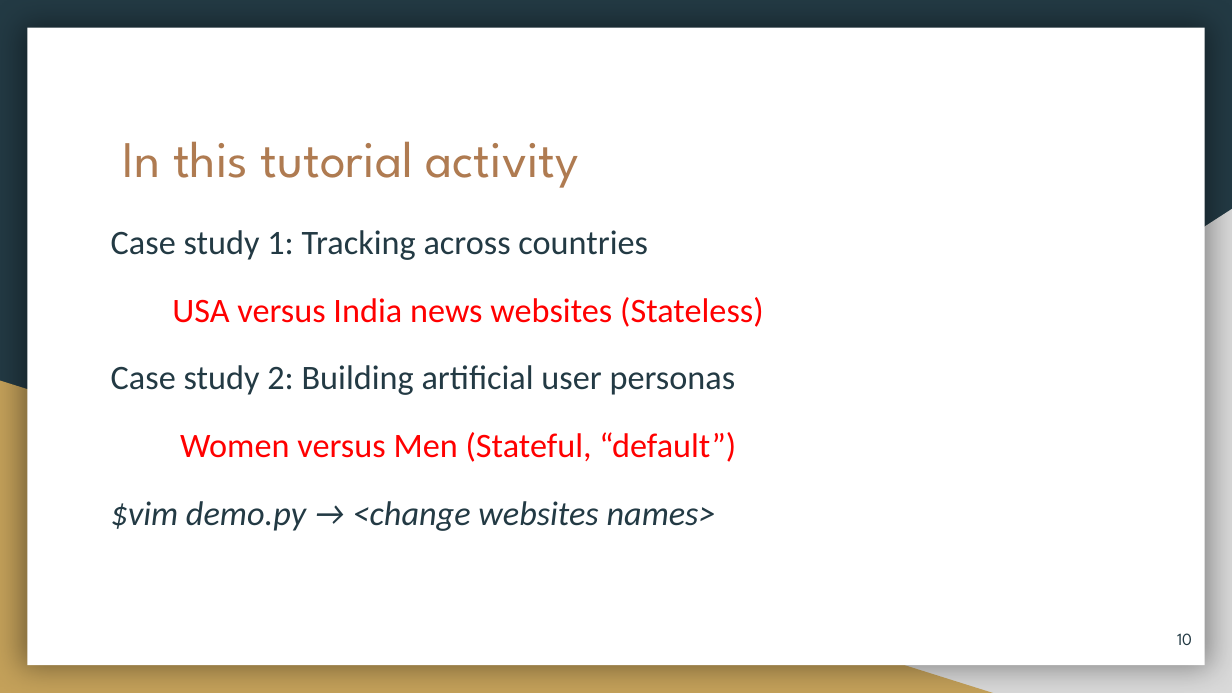
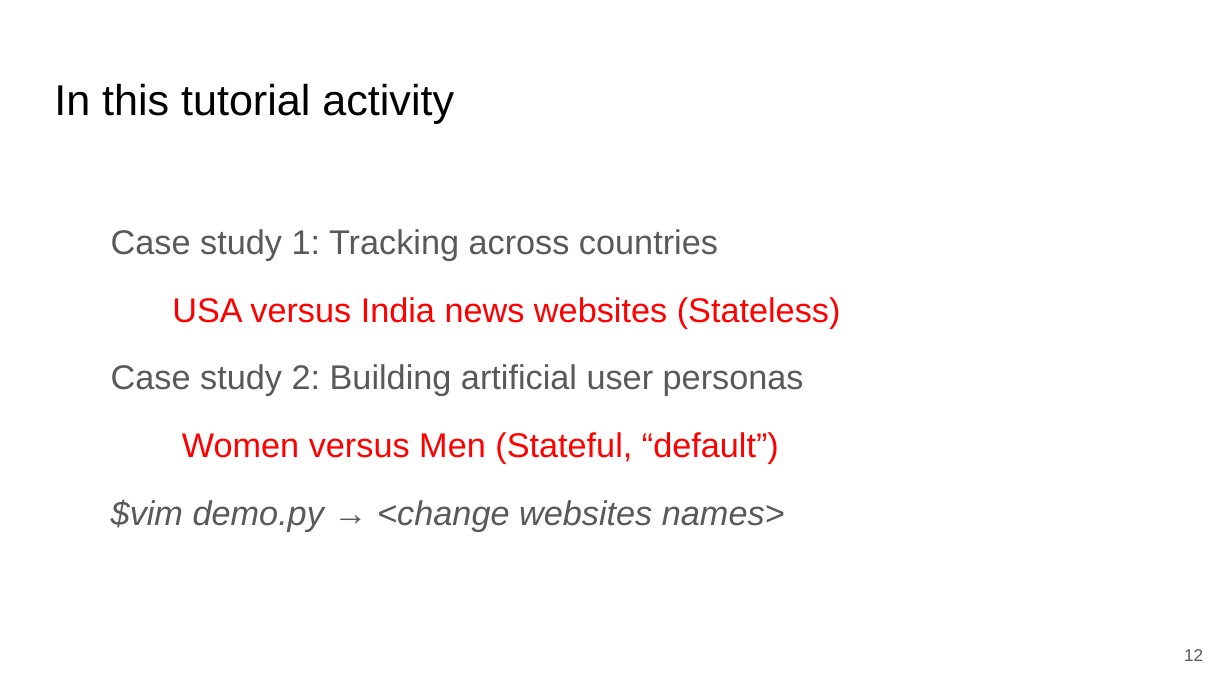
Before and after one commit to Tracking-the-trackers/Tracking-the-trackers, a slide deck: slide 12 of openWPM/Install OpenWPM.pptx (slide 10 before the commit). Drawn at 1232x693 pixels with LibreOffice and Linux fonts; fonts in the diff are those of the drawing. Boxes give left, top, right and bottom in pixels: in the first picture for what was removed or moved away, otherwise in the second. Text is boxed around its words. In the diff, an @@ line names an element or a change of style, - is before the commit and + after.

```diff
--- a/openWPM/Install OpenWPM.pptx
+++ b/openWPM/Install OpenWPM.pptx
@@ background #233A44 to #FFFFFF @@
@@ rectangle removed at bbox=[27, 28, 1205, 665] @@
@@ title "In this tutorial activity": place and size @@
-title "In this tutorial activity" at bbox=[123, 141, 579, 188]
+title "In this tutorial activity" at bbox=[54, 83, 454, 123]
@@ title "In this tutorial activity" at bbox=[54, 83, 454, 123]: size 30 to 25.2 pt, font League Spartan to Arial, text colour #AF7B51 to #000000 @@
@@ text "Case study 1: Tracking across ..." at bbox=[111, 229, 841, 531]: font Calibri to Arial; text colour #233A44 to #595959 in "Case study 1: Tracking across countries", "Case study 2: Building artificial user personas", "$vim demo.py → <change websites names>" @@
@@ right triangle removed at bbox=[483, 209, 1232, 693] @@
@@ right triangle removed at bbox=[0, 381, 993, 693] @@
@@ page number removed at bbox=[1177, 633, 1192, 645] @@
-10
@@ page number added at bbox=[1184, 649, 1203, 661], 10 pt, text #595959 @@
+12
```
Also in this commit, not shown: 13 other slides changed, 4 slides added, 2 slides removed, 1 other file.
